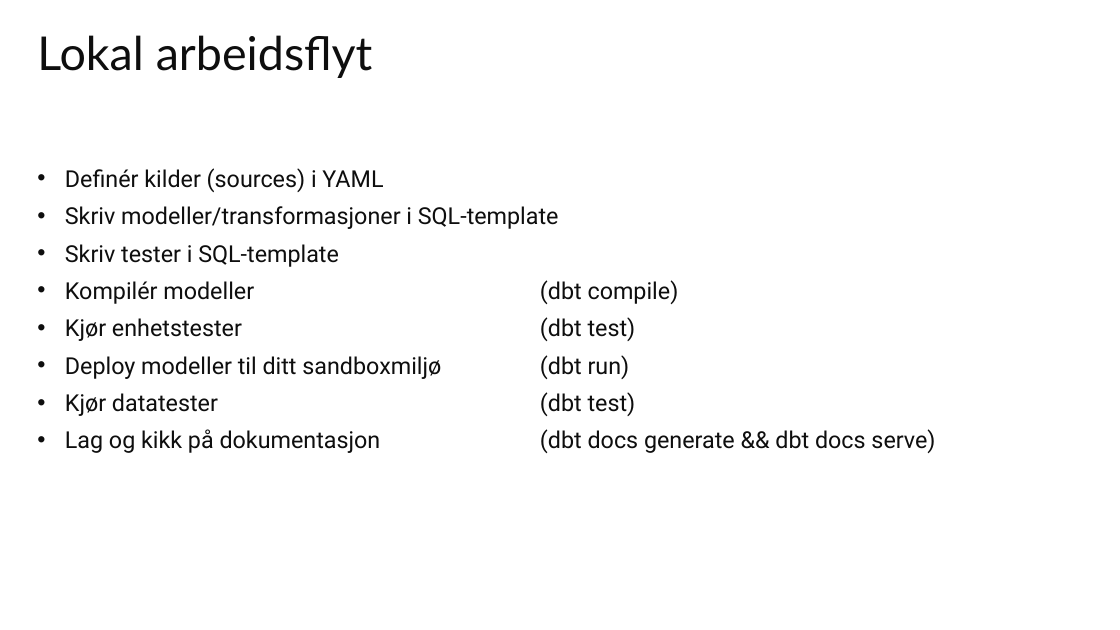
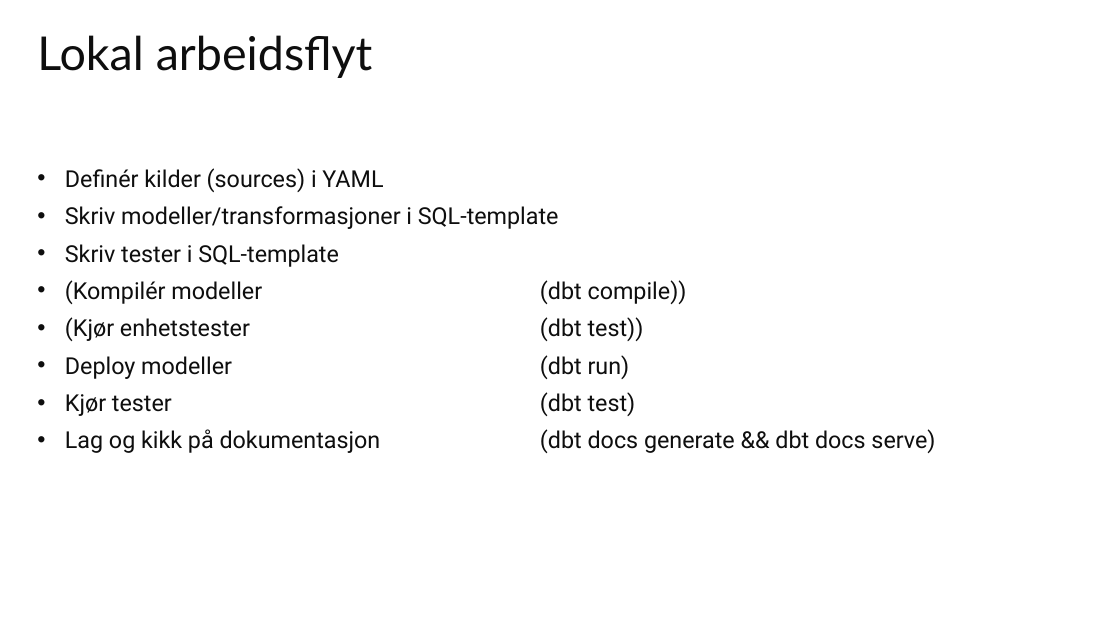
Before and after one commit to bekk/oppdrift-data-analyse, a slide deck: slide 11 of del2/dbt_intro.pptx. Drawn at 1120x630 pixels with LibreOffice and Linux fonts; fonts in the diff are those of the drawing. Boxes give left, top, right and bottom in pixels: in the first picture for what was removed or moved away, otherwise in the second. Text is boxed around its words. In the diff, an @@ line names an element or a change of style, - is before the commit and + after.

```diff
--- a/del2/dbt_intro.pptx
+++ b/del2/dbt_intro.pptx
@@ text at box(65, 280, 687, 416): text changed @@
-• Kompilér modeller (dbt compile)
-• Kjør enhetstester (dbt test)
-• Deploy modeller til ditt sandboxmiljø (dbt run)
-• Kjør datatester (dbt test)
+• (Kompilér modeller (dbt compile))
+• (Kjør enhetstester (dbt test))
+• Deploy modeller (dbt run)
+• Kjør tester (dbt test)
```
Also in this commit, not shown: 6 other slides changed.
